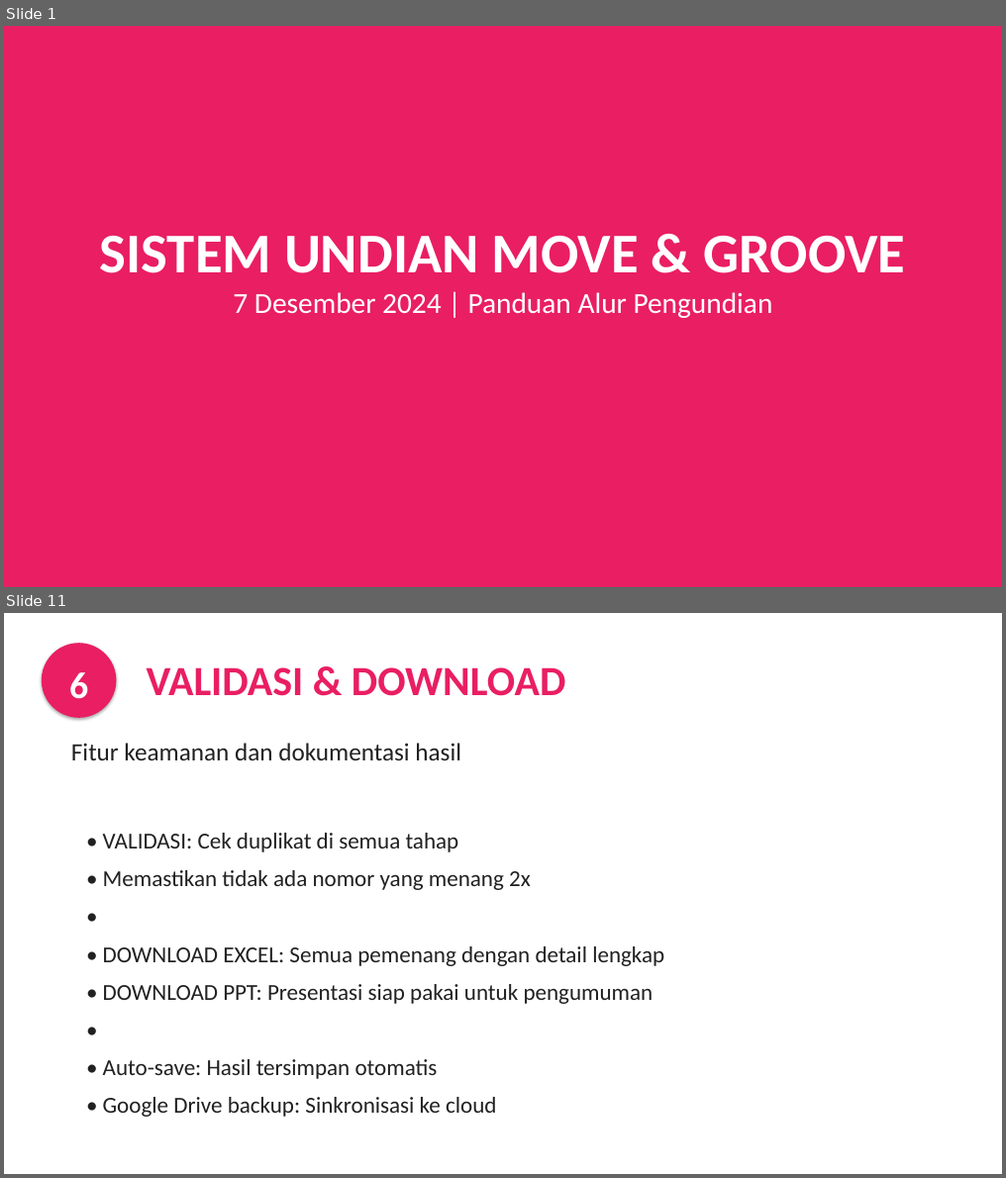
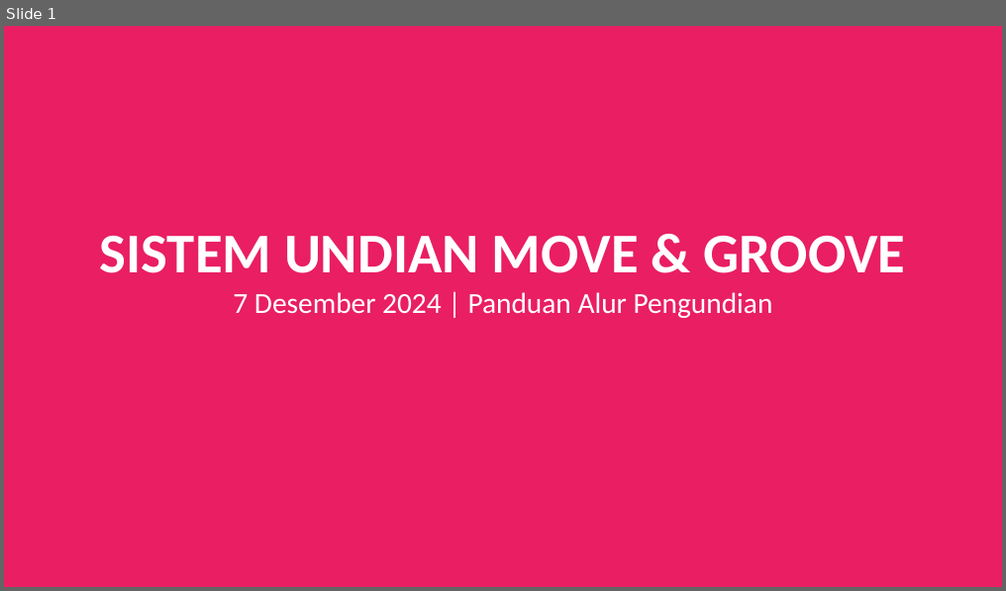
Before and after one commit to Wahyoe-underscore/LotteryStream, a slide deck: MoveGroove_Flow_Presentation.pptx. Shown one above the other, each under a label of ours: slides 1 and 11 before the commit, slide 1 after it; the slides between them are not shown. The pictures are 1006x1178 and 1006x591 pixels, drawn with LibreOffice and Linux fonts; fonts in the diff are those of the drawing. Boxes give left, top, right and bottom in pixels: in the first picture for what was removed or moved away, otherwise in the second. Text is boxed around its words. In the diff, an @@ line names an element or a change of style, - is before the commit and + after.

```diff
--- a/MoveGroove_Flow_Presentation.pptx
+++ b/MoveGroove_Flow_Presentation.pptx
@@ slide 11 removed at bbox=[4, 613, 1002, 1174], background #FFFFFF @@
@@ ellipse removed at bbox=[42, 643, 116, 718] @@
@@ text removed at bbox=[147, 667, 566, 696] @@
-VALIDASI & DOWNLOAD
@@ text removed at bbox=[69, 672, 88, 699] @@
-6
@@ text removed at bbox=[71, 743, 461, 761] @@
-Fitur keamanan dan dokumentasi hasil
@@ text removed at bbox=[103, 833, 664, 1117] @@
-• VALIDASI: Cek duplikat di semua tahap
-• Memastikan tidak ada nomor yang menang 2x
-•
-• DOWNLOAD EXCEL: Semua pemenang dengan detail lengkap
-• DOWNLOAD PPT: Presentasi siap pakai untuk pengumuman
-•
-• Auto-save: Hasil tersimpan otomatis
-• Google Drive backup: Sinkronisasi ke cloud
```
Also in this commit, not shown: 3 slides changed, 8 slides added, 8 other slides removed, 6 other files.
